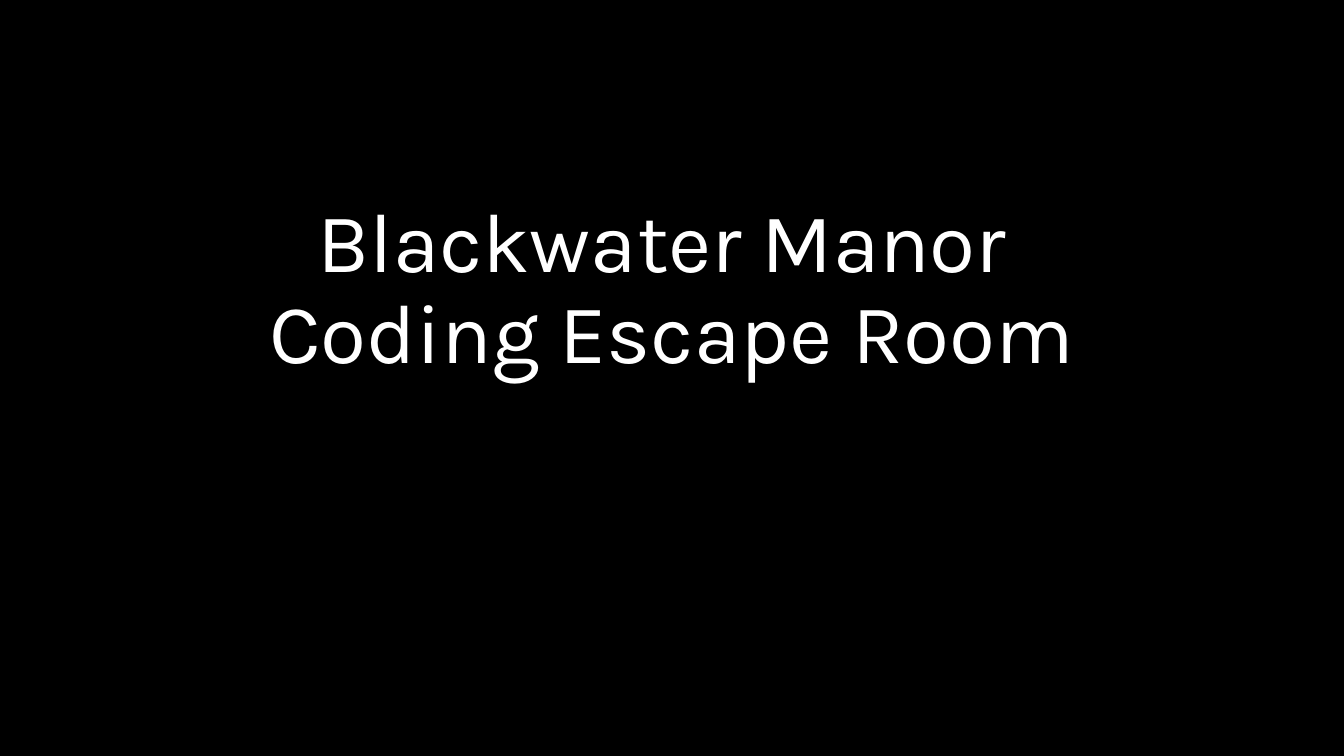
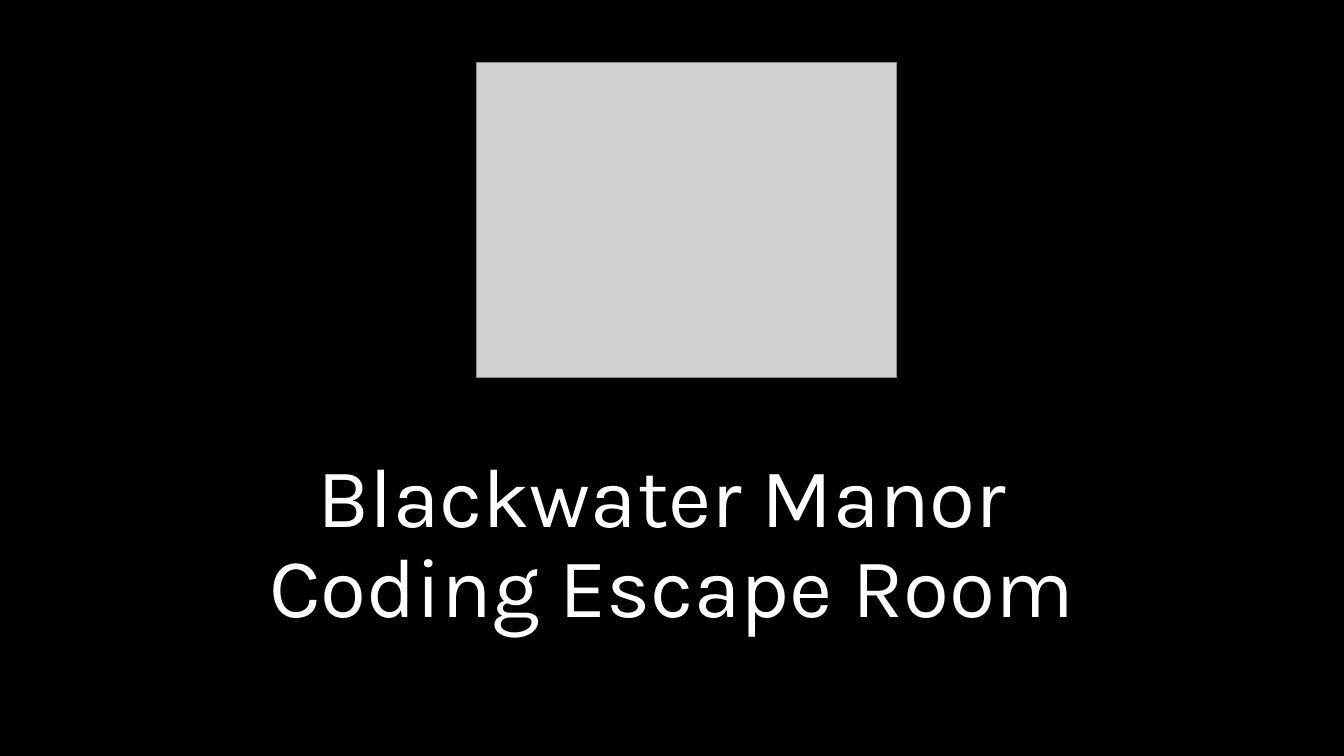
Before and after one commit to kmblincow/MES503Lab, a slide deck: slide 9 of Week 11/Lab 11 Halloween AnalysisofFrequencies.pptx. Drawn at 1344x756 pixels with LibreOffice and Linux fonts; fonts in the diff are those of the drawing; grey boxes stand for pictures. Boxes give left, top, right and bottom in pixels: in the first picture for what was removed or moved away, otherwise in the second. Text is boxed around its words. In the diff, an @@ line names an element or a change of style, - is before the commit and + after.

```diff
--- a/Week 11/Lab 11 Halloween AnalysisofFrequencies.pptx
+++ b/Week 11/Lab 11 Halloween AnalysisofFrequencies.pptx
@@ picture added at (x1=477, y1=63, x2=897, y2=377) @@
@@ title "Blackwater Manor Coding Escape Room" moved from (x1=269, y1=214, x2=1074, y2=383) to (x1=269, y1=469, x2=1074, y2=637) @@
```
Also in this commit, not shown: 1 other file.
